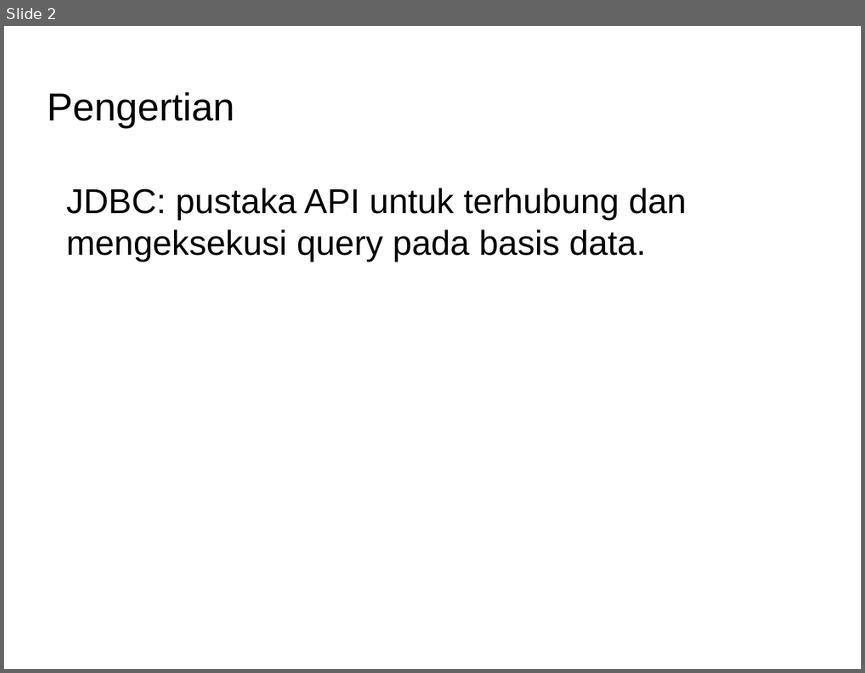
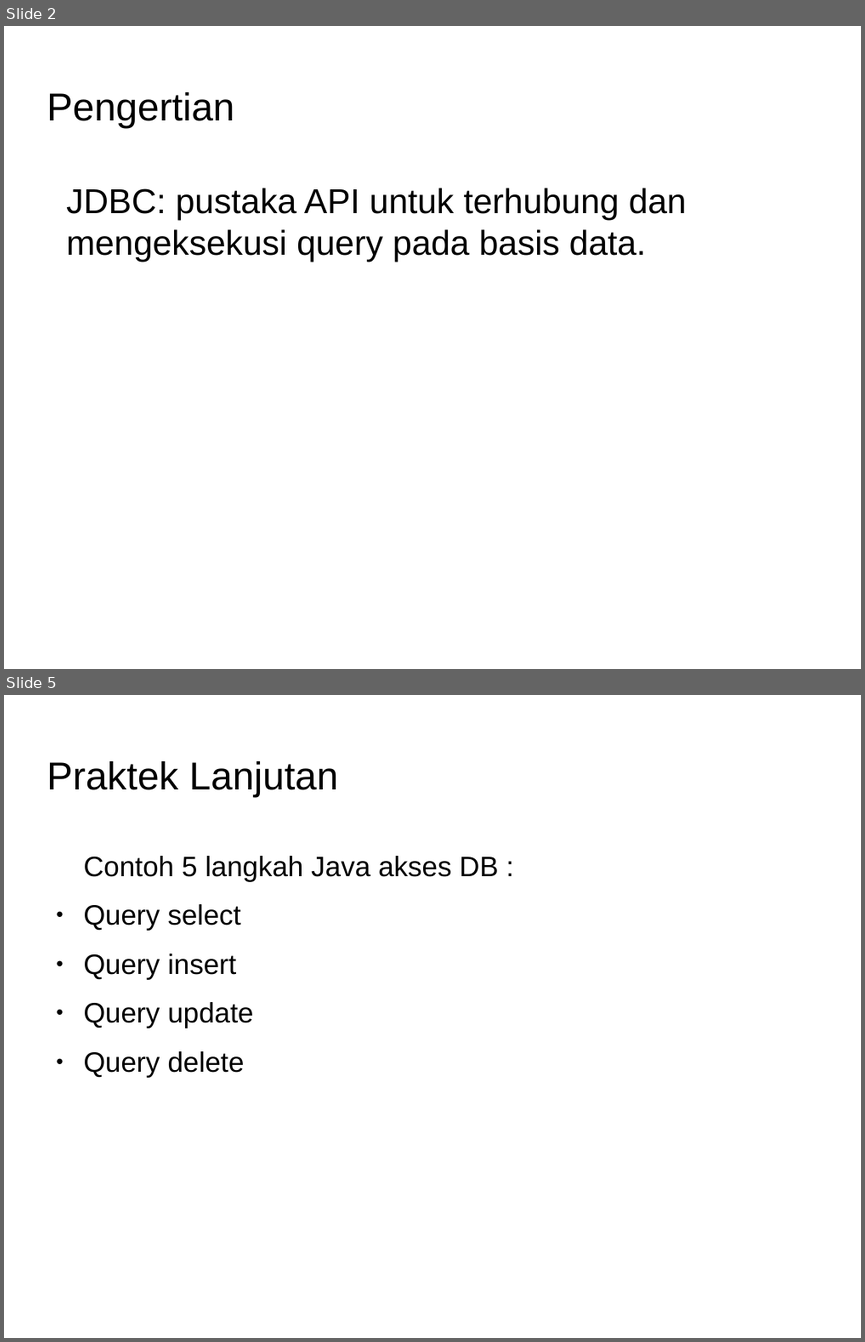
Before and after one commit to Dickyfathur7/pemrograman-komputer-2, a slide deck: 06-db-and-nosql-BELUM-SELESAI/slide-db-and-nosql.odp. Shown one above the other, each under a label of ours: slide 2 before the commit, slides 2 and 5 after it; the slides between them are not shown. The pictures are 865x673 and 865x1342 pixels, drawn with LibreOffice and Linux fonts; fonts in the diff are those of the drawing; background and template pictures are left out. Boxes give left, top, right and bottom in pixels: in the first picture for what was removed or moved away, otherwise in the second. Text is boxed around its words. In the diff, an @@ line names an element or a change of style, - is before the commit and + after.

```diff
--- a/06-db-and-nosql-BELUM-SELESAI/slide-db-and-nosql.odp
+++ b/06-db-and-nosql-BELUM-SELESAI/slide-db-and-nosql.odp
@@ slide 5 added at (4,695,861,1338), background picture (left out) @@
@@ title added at (46,761,338,798), 36 pt, text #000000 @@
+Praktek Lanjutan
@@ text added at (84,856,499,1077), 26 pt, text #000000 @@
+Contoh 5 langkah Java akses DB :
+● Query select
+● Query insert
+● Query update
+● Query delete
```
Also in this commit, not shown: 1 slide changed, 3 other slides added, 1 slide removed.
